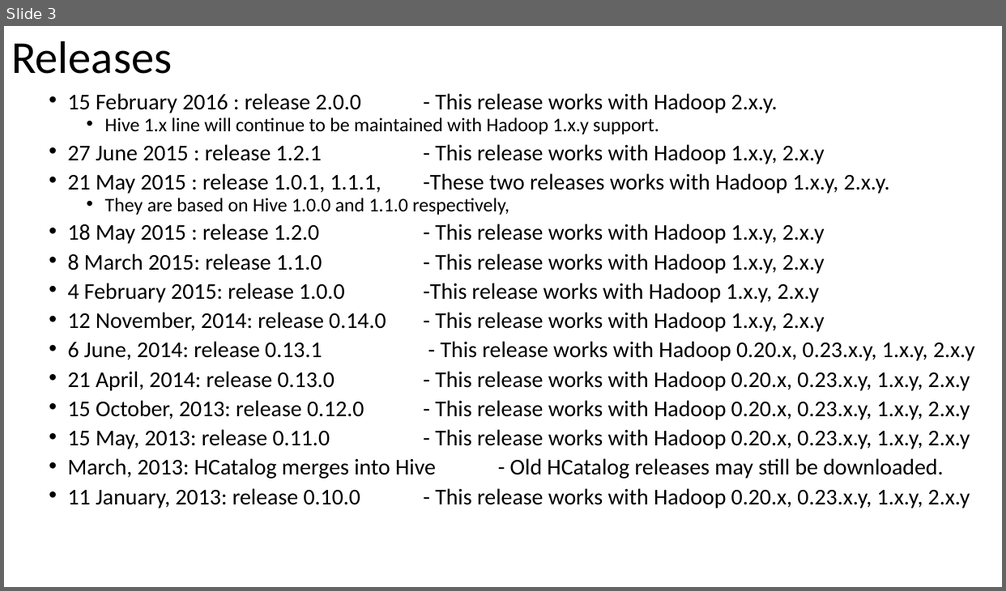
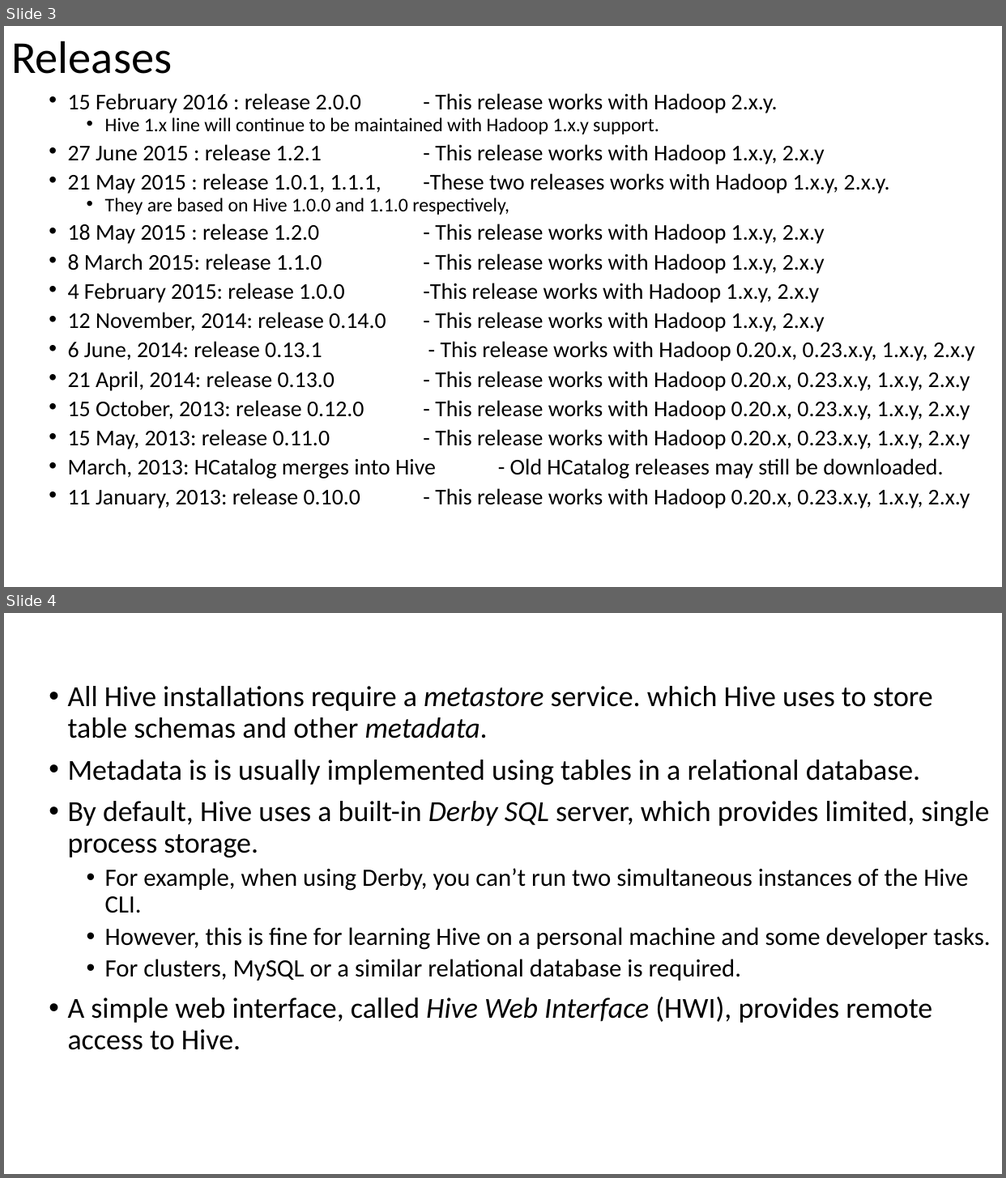
Before and after one commit to email2dorababu/SCALA_Reading, a slide deck: Hive_Def_Guide_mar_2016/Hive_Def_guide_installation.pptx. Shown one above the other, each under a label of ours: slide 3 before the commit, slides 3 and 4 after it. The pictures are 1006x591 and 1006x1178 pixels, drawn with LibreOffice and Linux fonts; fonts in the diff are those of the drawing. Boxes give left, top, right and bottom in pixels: in the first picture for what was removed or moved away, otherwise in the second. Text is boxed around its words. In the diff, an @@ line names an element or a change of style, - is before the commit and + after.

```diff
--- a/Hive_Def_Guide_mar_2016/Hive_Def_guide_installation.pptx
+++ b/Hive_Def_Guide_mar_2016/Hive_Def_guide_installation.pptx
@@ slide 4 added at [4, 613, 1002, 1174], background #FFFFFF @@
@@ text added at [68, 686, 990, 1050], 28 pt, text #000000 @@
+• All Hive installations require a metastore service. which Hive uses to store table schemas and other metadata.
+• Metadata is is usually implemented using tables in a relational database.
+• By default, Hive uses a built-in Derby SQL server, which provides limited, single process storage.
+  • For example, when using Derby, you can’t run two simultaneous instances of the Hive CLI.
+  • However, this is fine for learning Hive on a personal machine and some developer tasks.
+  • For clusters, MySQL or a similar relational database is required.
+• A simple web interface, called Hive Web Interface (HWI), provides remote access to Hive.
```
Also in this commit, not shown: 5 other slides added, 1 other file.
